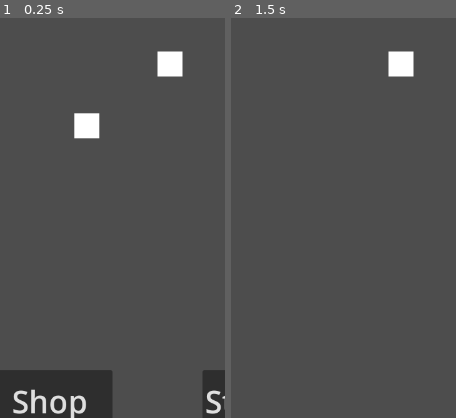
Above: before the commit, frames 1-2 (left to right).
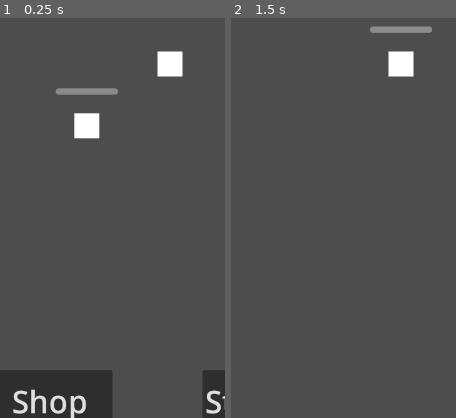
Above: after the commit, the same moments.

Repository: Davideee03/MobileComputing
Game: Godot game, scene res://Scenes/Towns/Town.tscn
Same seed, same stepped clock (60 frames per second), same inputs: the game is played once before the commit and once after it.
Inputs (mouse positions are % of the whole screen's width and height, from its top left):
- Up to frame 1 (0.25 s): no input
- Up to frame 2 (1.5 s): click "Start Wave" at 0.5 s; tap Enter at 1.25 s; move the mouse to (72, 45) at 1.27 s; click (72, 45) at 1.42 s
The pictures show only the part of the screen within x 12-62%, y 44-94%; the shares and areas given below are measured in that part.

The runs differ from the first frame. In frame 1, 0.5% of the frame differs, in the area x 24-53%, y 17-20%; in frame 2, 0.5%, in the area x 61-90%, y 2-4%.

Commit message:
Revert "Enemy update"
This reverts commit b54d0f0287055d2f57b985d1e8e8c32bb3583f77.

Diff:
--- a/Scenes/Enemies/Enemy.tscn
+++ b/Scenes/Enemies/Enemy.tscn
@@ -9,7 +9,7 @@
 [node name="Enemy" type="Area2D"]
 top_level = true
 collision_layer = 4
-collision_mask = 2
+collision_mask = 8
 script = ExtResource("1_tx775")
 death_text = ExtResource("3_sbivf")
 
@@ -23,4 +23,3 @@
 offset_bottom = 20.0
 
 [connection signal="area_entered" from="." to="." method="_on_area_entered"]
-[connection signal="area_exited" from="." to="." method="_on_area_exited"]
--- a/Scenes/Fuel/FuelContainer/FuelContainer.tscn
+++ b/Scenes/Fuel/FuelContainer/FuelContainer.tscn
@@ -19,3 +19,12 @@
 offset_top = -20.0
 offset_right = 20.0
 offset_bottom = 20.0
+
+[node name="FuelHealthBar" type="ProgressBar" parent="."]
+offset_left = -50.0
+offset_top = -60.0
+offset_right = 50.0
+offset_bottom = -50.0
+mouse_filter = 2
+value = 100.0
+show_percentage = false
--- a/Scenes/Player/Player.tscn
+++ b/Scenes/Player/Player.tscn
@@ -74,17 +74,18 @@
 
 [node name="Hitbox" type="Area2D" parent="."]
 collision_layer = 2
-collision_mask = 0
-monitoring = false
-script = ExtResource("4_t5p63")
+collision_mask = 4
 
 [node name="CollisionShape2D" type="CollisionShape2D" parent="Hitbox"]
 shape = SubResource("RectangleShape2D_klpek")
 
+[node name="HealthSystem" type="Node" parent="."]
+script = ExtResource("4_t5p63")
+
 [node name="ShootSystem" type="Node" parent="."]
 script = ExtResource("6_f7t2u")
-can_shoot = false
 
 [connection signal="area_entered" from="EmeyDetector" to="ShootSystem" method="_on_emey_detector_area_entered"]
 [connection signal="area_exited" from="EmeyDetector" to="ShootSystem" method="_on_emey_detector_area_exited"]
 [connection signal="timeout" from="Timer" to="ShootSystem" method="_on_timer_timeout"]
+[connection signal="area_entered" from="Hitbox" to="HealthSystem" method="_on_hitbox_area_entered"]
--- a/Scenes/Towns/Town.tscn
+++ b/Scenes/Towns/Town.tscn
@@ -120,11 +120,11 @@
 
 [node name="EnemySpawner" parent="Player/Spawners" node_paths=PackedStringArray("target") instance=ExtResource("2_kbano")]
 position = Vector2(-1250, 0)
-target = NodePath("../..")
+target = NodePath("../../../FuelContainer")
 
 [node name="EnemySpawner2" parent="Player/Spawners" node_paths=PackedStringArray("target") instance=ExtResource("2_kbano")]
 position = Vector2(1250, 0)
-target = NodePath("../..")
+target = NodePath("../../../FuelContainer")
 
 [connection signal="area_entered" from="FuelContainer/PlayerDetector" to="Player/Control/Buttons/StartWave" method="_on_player_detector_area_entered"]
 [connection signal="area_exited" from="FuelContainer/PlayerDetector" to="Player/Control/Buttons/StartWave" method="_on_player_detector_area_exited"]
--- a/Scripts/Enemies/EnemyMovement.gd
+++ b/Scripts/Enemies/EnemyMovement.gd
@@ -7,35 +7,22 @@
 
 @export_category("Damage")
 @export var damage_inflicted : float = 25.0
-@export var attack_wait_time : float = 0.5
+@export var attack_time : float = 2.5
 
 
 func _process(delta):
-	#Move towards the player (=target) only if
-	#it's not attacking
 	if can_attack: return
 	global_position = global_position.move_toward(target.global_position, speed * delta)
 
-#Set what's the target
 func set_target(new_target):
 	target = new_target
 
-#The player is close enough
-#so attack him
 func _on_area_entered(area):
 	attack(area)
+
+func attack(building : Area2D):
 	can_attack = true
-#If the player isn't close
-#move towards him
-func _on_area_exited(_area):
-	can_attack = false
+	await get_tree().create_timer(attack_time).timeout
 
-func attack(player):
-	#Wait until it can attack
-	await get_tree().create_timer(attack_wait_time).timeout
-
-	#If it can't attack, stop the iteration
-	if !can_attack: return
-
-	player.take_damage(damage_inflicted) #Attack the player
-	attack(player) #Repeat the attack
+	building.take_damage(damage_inflicted)
+	attack(building)
--- a/Scripts/Enemies/EnemySpawner.gd
+++ b/Scripts/Enemies/EnemySpawner.gd
@@ -8,7 +8,7 @@
 var enemies_number : int = 0
 
 @export_subgroup("Target")
-@export var target : Node2D
+@export var target : Area2D
 
 func _ready():
 	parent = get_parent()
--- a/Scripts/Player/HealthSystem.gd
+++ b/Scripts/Player/HealthSystem.gd
@@ -1,9 +1,9 @@
-extends Area2D
+extends Node
 
 @export_category("Health")
-@export var total_health : float = 100.0
+@export var total_health : float = 500.0
 var current_health : float
-@export var can_take_damage : bool = true
+@export var can_take_damage : bool = false
 
 @export_category("Invincibility")
 @export var invincibility_time : float = 0.25
@@ -11,11 +11,9 @@
 func _ready():
 	current_health = total_health
 
-func take_damage(damage : float):
-	if !can_take_damage: return #If can't take damage return
-	current_health-=damage #Reduce the damage_taken
+func _on_hitbox_area_entered(area):
+	if !can_take_damage: return
+	current_health-=area.damage
 
-	#Reload the scene if he's dead
-	####MOMENTANEO####
 	if current_health<=0:
 		get_tree().reload_current_scene()
